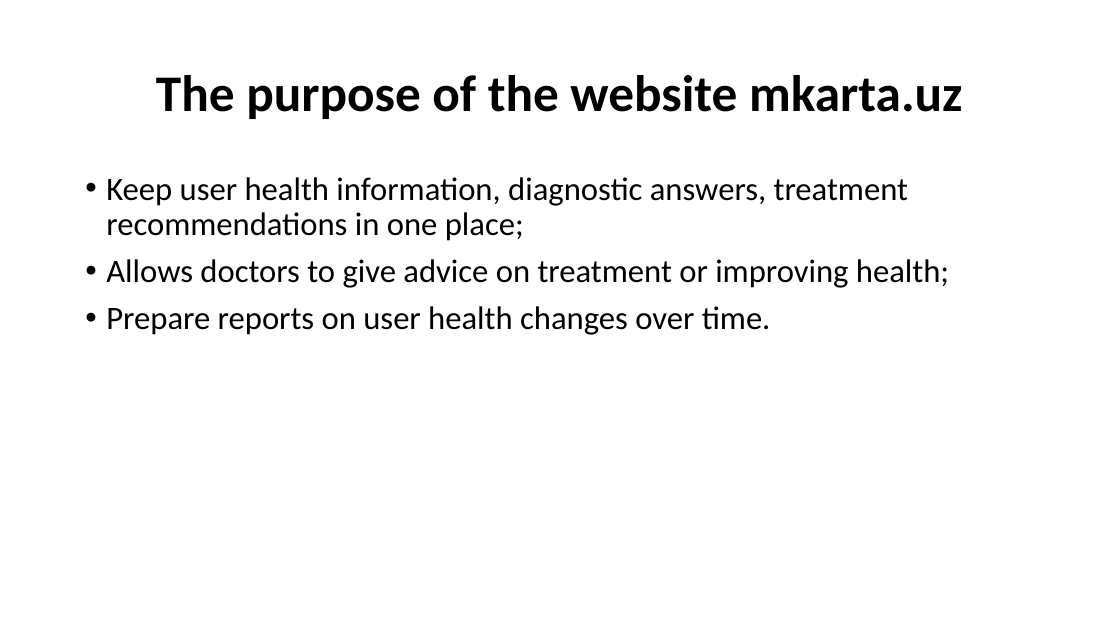
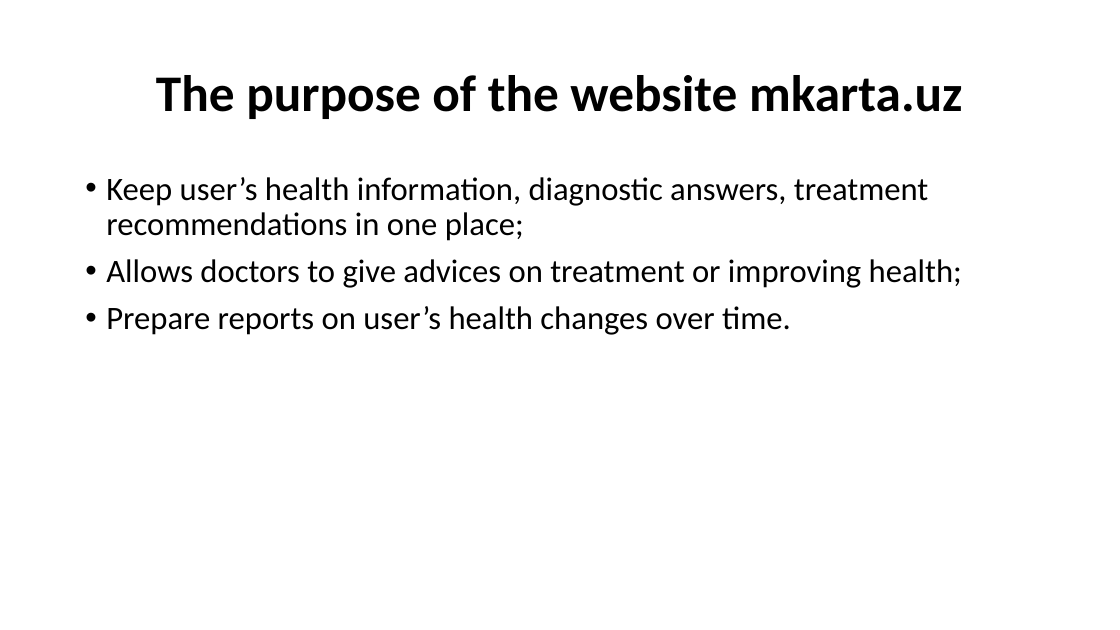
Before and after one commit to ruslanbek05/mkarta.uz, a slide deck: slide 2 of Presentation/mkarta.uz Technical requirement presentation - eng.pptx. Drawn at 1120x630 pixels with LibreOffice and Linux fonts; fonts in the diff are those of the drawing. Boxes give left, top, right and bottom in pixels: in the first picture for what was removed or moved away, otherwise in the second. Text is boxed around its words. In the diff, an @@ line names an element or a change of style, - is before the commit and + after.

```diff
--- a/Presentation/mkarta.uz Technical requirement presentation - eng.pptx
+++ b/Presentation/mkarta.uz Technical requirement presentation - eng.pptx
@@ text at bbox=[106, 177, 962, 335]: text changed @@
-• Keep user health information, diagnostic answers, treatment recommendations in one place;
-• Allows doctors to give advice on treatment or improving health;
-• Prepare reports on user health changes over time.
+• Keep user’s health information, diagnostic answers, treatment recommendations in one place;
+• Allows doctors to give advices on treatment or improving health;
+• Prepare reports on user’s health changes over time.
```
Also in this commit, not shown: 2 other slides changed, 6 other files.
